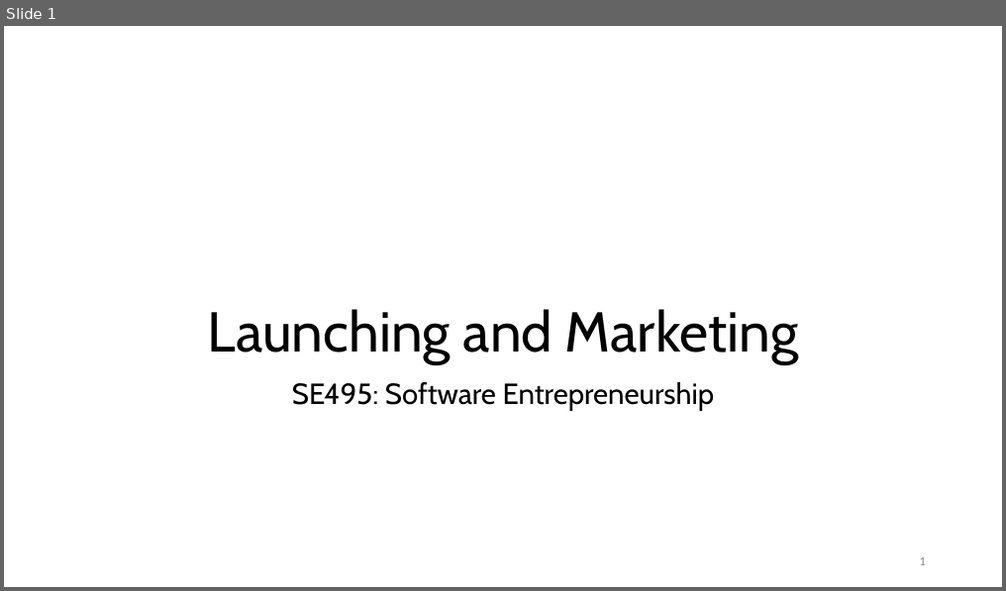
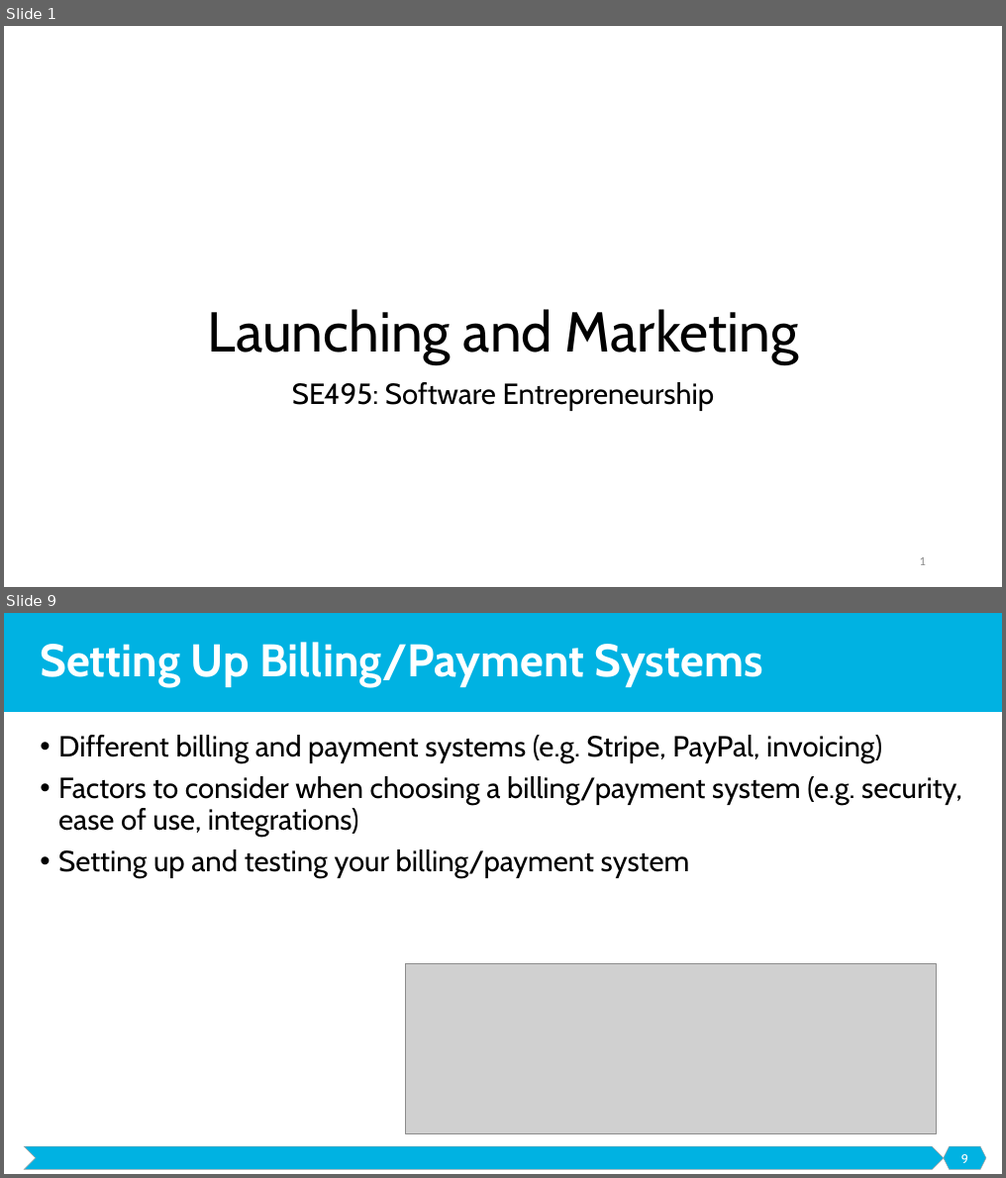
Before and after one commit to malenezi/malenezi, a slide deck: SE495/Lectures/6-Launching and Marketing/Launching and Marketing.pptx. Shown one above the other, each under a label of ours: slide 1 before the commit, slides 1 and 9 after it; the slides between them are not shown. The pictures are 1006x591 and 1006x1178 pixels, drawn with LibreOffice and Linux fonts; fonts in the diff are those of the drawing; grey boxes stand for pictures; background and template pictures are left out. Boxes give left, top, right and bottom in pixels: in the first picture for what was removed or moved away, otherwise in the second. Text is boxed around its words. In the diff, an @@ line names an element or a change of style, - is before the commit and + after.

```diff
--- a/SE495/Lectures/6-Launching and Marketing/Launching and Marketing.pptx
+++ b/SE495/Lectures/6-Launching and Marketing/Launching and Marketing.pptx
@@ slide 9 added at <box>4,613,1002,1174</box>, background #FFFFFF @@
@@ rectangle added at <box>4,613,1002,712</box>, fill #00B2E2 @@
@@ title added at <box>40,642,763,687</box>, 44 pt, text #FFFFFF, bold @@
+Setting Up Billing/Payment Systems
@@ text added at <box>58,735,962,878</box>, 28 pt, text #000000 @@
+• Different billing and payment systems (e.g. Stripe, PayPal, invoicing)
+• Factors to consider when choosing a billing/payment system (e.g. security, ease of use, integrations)
+• Setting up and testing your billing/payment system
@@ picture added at <box>406,964,937,1134</box> @@
@@ chevron added at <box>24,1147,944,1170</box>, fill #00B2E2, outline #A5A5A5 0.5 pt @@
@@ hexagon added at <box>944,1147,986,1170</box>, fill #00B2E2, outline #A5A5A5 0.5 pt @@
@@ page number added at <box>961,1155,968,1163</box>, 12 pt, text #FFFFFF @@
+9
```
Also in this commit, not shown: 1 slide changed, 39 other slides added, 2 slides removed.
